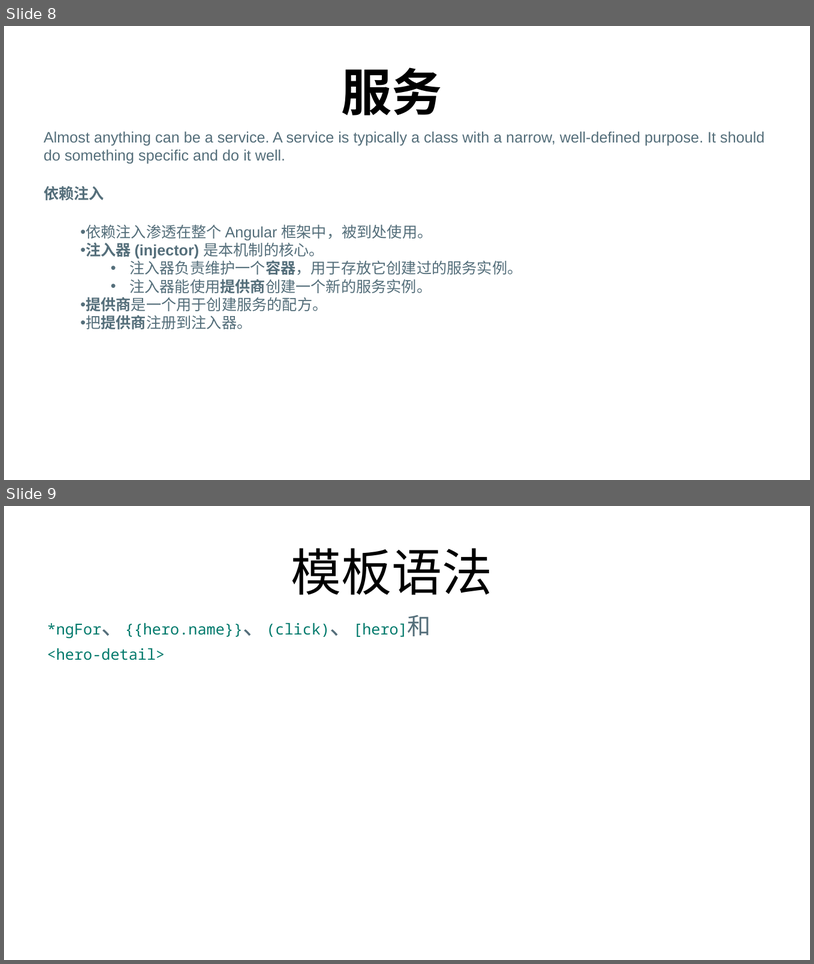
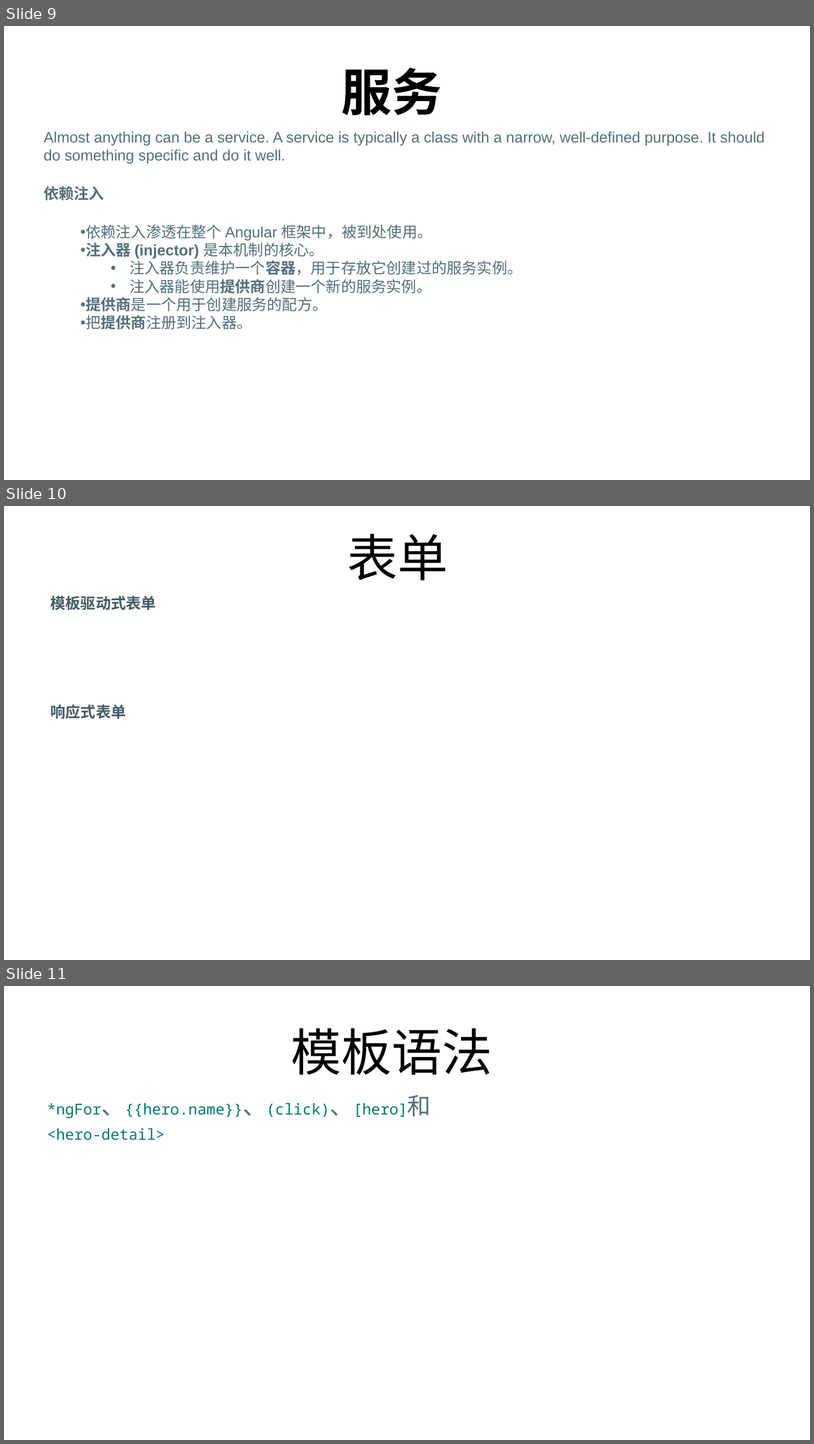
Before and after one commit to FredJiangFei/MyDocuments, a slide deck: Angular summary/Angular.pptx. Shown one above the other, each under a label of ours: slides 8 and 9 before the commit, slides 9, 10 and 11 after it. The pictures are 814x964 and 814x1444 pixels, drawn with LibreOffice and Linux fonts; fonts in the diff are those of the drawing. Boxes give left, top, right and bottom in pixels: in the first picture for what was removed or moved away, otherwise in the second. Text is boxed around its words. In the diff, an @@ line names an element or a change of style, - is before the commit and + after.

```diff
--- a/Angular summary/Angular.pptx
+++ b/Angular summary/Angular.pptx
@@ slide 10 added at <box>4,506,810,960</box>, background #FFFFFF @@
@@ title added at <box>347,534,448,580</box>, 60 pt, text #000000 @@
+表单
@@ text added at <box>50,595,156,719</box>, 18 pt, text #455A64, bold @@
+模板驱动式表单
+响应式表单
@@ what was slide 8 is now slide 9 @@
@@ what was slide 9 is now slide 11 @@
```
Also in this commit, not shown: 1 slide changed, 2 other slides added.
